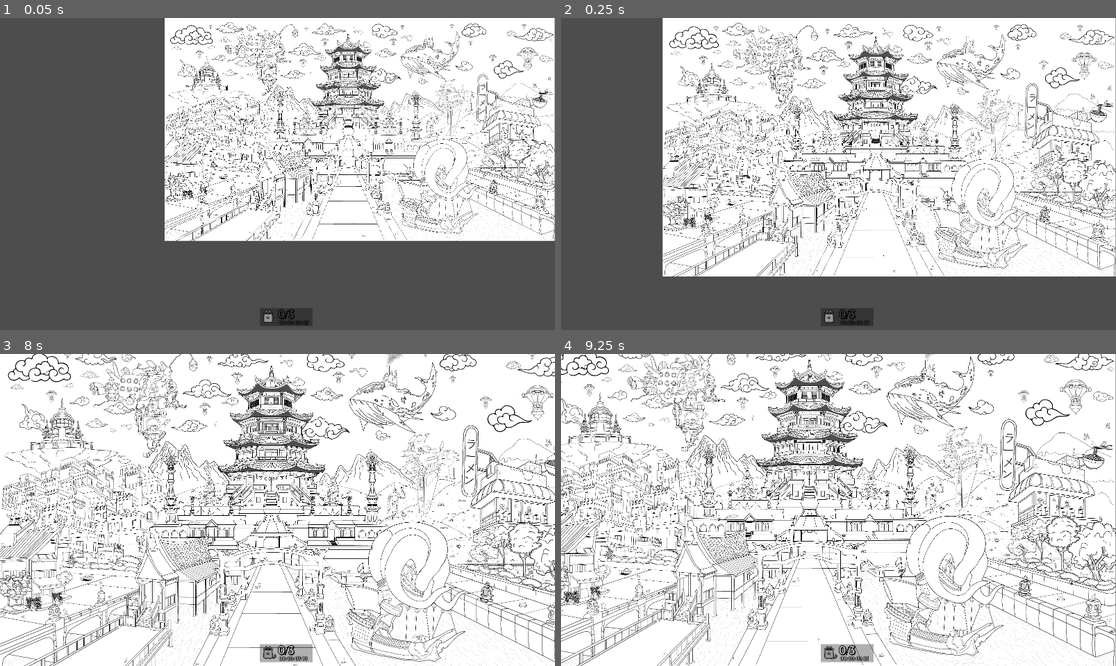
Above: before the commit, frames 1-4 (two rows, left to right).
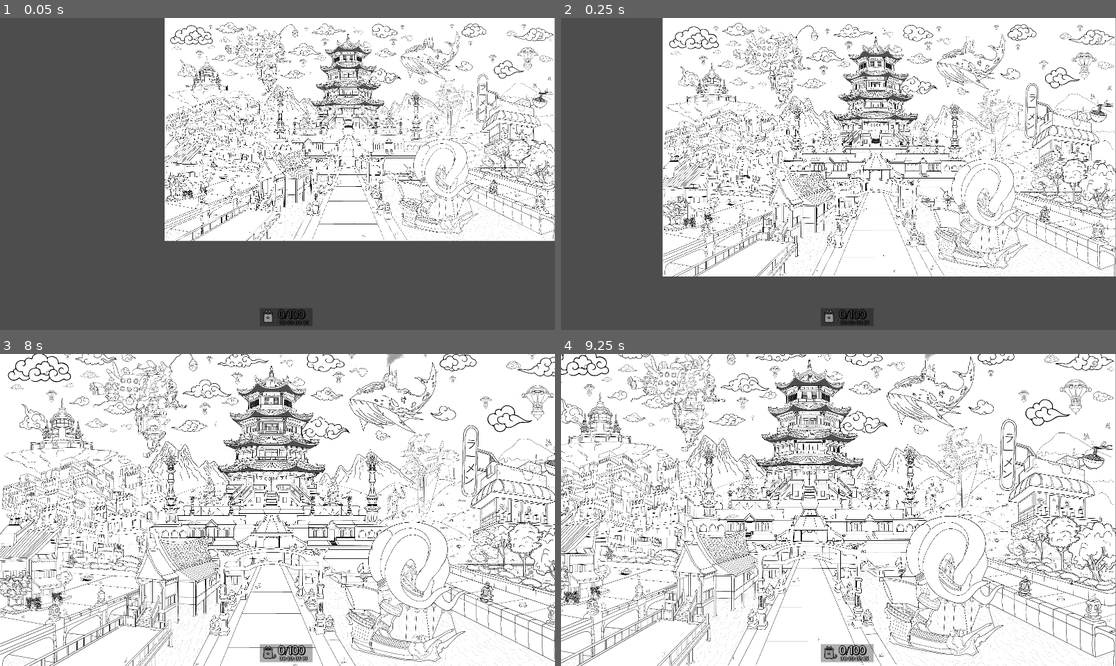
Above: after the commit, the same moments.

Repository: Wpan0n/_HiddenPaws_
Game: Godot game, scene res://scences/MainGame.tscn
Same seed, same stepped clock (60 frames per second), same inputs: the game is played once before the commit and once after it.
Inputs (mouse positions are in pixels of both pictures, inside the frame that each line leads up to):
- Up to frame 1 (0.05 s): no input
- Up to frame 2 (0.25 s): no input
- Up to frame 3 (8 s): move the mouse to (399, 494) at 0.52 s; click (399, 494) at 0.67 s; drag from (166, 525) to (249, 572) at 1.27 s; move the mouse to (333, 441) at 2.02 s; click (333, 441) at 2.17 s; drag from (249, 572) to (111, 463) at 2.77 s; move the mouse to (444, 556) at 3.52 s; click (444, 556) at 3.67 s; drag from (111, 463) to (194, 432) at 4.27 s; move the mouse to (305, 510) at 5.02 s; click (305, 510) at 5.17 s; drag from (194, 432) to (166, 525) at 5.77 s; move the mouse to (399, 494) at 6.52 s; click (399, 494) at 6.67 s; tap Enter at 7.25 s; drag from (166, 525) to (249, 572) at 7.27 s
- Up to frame 4 (9.25 s): tap Space at 8 s; move the mouse to (894, 441) at 8.02 s; click (894, 441) at 8.17 s; drag from (810, 572) to (672, 463) at 8.77 s

The runs differ from the first frame. In frame 1, less than 0.1% of the frame differs, in the area x 51-56%, y 93-97%; in frame 2, less than 0.1%; in frame 3, 0.1%, in the area x 51-73%, y 0-97%; in frame 4, less than 0.1%.

Commit message:
testin touch up

Diff:
--- a/Scripts/GameUI.gd
+++ b/Scripts/GameUI.gd
@@ -1,7 +1,7 @@
 extends Control
 
 var score = 0
-var max_score = 3
+var max_score = 100
 @onready var scoreLabel = $Score
 @onready var score_sound_player = $"../../ScoreSoundPlayer"
 @onready var colorRect = $"../../Fireworks"  # Reference to your ColorRect node
@@ -32,7 +32,7 @@
 		play_score_sound()
 
 	# Toggle ColorRect visibility when score reaches 100
-	if score == 3:
+	if score == 100:
 		colorRect.visible = true
 		# Call the function to turn off visibility after 15 seconds
 		call_deferred("turn_off_color_rect_after_delay")
--- a/scences/MainGame.tscn
+++ b/scences/MainGame.tscn
@@ -107,7 +107,7 @@
 [ext_resource type="Texture2D" uid="uid://ulcgx45wi4xy" path="res://assets/catsp3/c5b1d2d42f22550ef25b9e02dfdae327.png" id="104_w4vf7"]
 [ext_resource type="AudioStream" uid="uid://5a45u7dnkyim" path="res://assets/Sfx_Music/Fireworks Sound Effect with the crowd cheering. (Free to use).mp3" id="107_qku3q"]
 [ext_resource type="PackedScene" uid="uid://cnc4535rdo5yh" path="res://scences/Fireworks.tscn" id="107_yp3rx"]
-[ext_resource type="Texture2D" uid="uid://b38s37gc8b1ri" path="res://smoke-texture-mapping-transparency-and-translucency-information-smoke-b13812777f08abf13b5bfb430b53cf6b.png" id="108_kbdvb"]
+[ext_resource type="Texture2D" uid="uid://gd5p3cde2vmq" path="res://toppng.com-smoke-particle-texture-399x385.png" id="108_6p3bw"]
 
 [sub_resource type="Curve" id="Curve_ovdql"]
 _data = [Vector2(0, 0), 0.0, 0.0, 0, 0, Vector2(1, 1), 0.0, 0.0, 0, 0]
@@ -1249,6 +1249,7 @@
 [node name="ScoreSoundPlayer" type="AudioStreamPlayer2D" parent="."]
 stream = ExtResource("104_mwavp")
 volume_db = -14.0
+bus = &"Sfx "
 
 [node name="Fireworks" parent="." instance=ExtResource("107_yp3rx")]
 visible = false
@@ -1258,6 +1259,7 @@
 [node name="Hooray_EndGame" type="AudioStreamPlayer" parent="."]
 stream = ExtResource("107_qku3q")
 volume_db = -20.0
+bus = &"Sfx "
 
 [node name="ColorRect" type="ColorRect" parent="."]
 offset_left = 1105.0
@@ -1266,11 +1268,11 @@
 offset_bottom = -1958.0
 
 [node name="CPUParticles2D" type="CPUParticles2D" parent="."]
-position = Vector2(1377, -1947)
+position = Vector2(1382, -1953)
 amount = 2000
-lifetime = 3.0
+lifetime = 3.5
 speed_scale = 0.3
-texture = ExtResource("108_kbdvb")
+texture = ExtResource("108_6p3bw")
 emission_shape = 2
 emission_sphere_radius = 28.0
 gravity = Vector2(0, -100)
@@ -1278,4 +1280,4 @@
 scale_amount_min = 0.1
 scale_amount_max = 0.1
 scale_amount_curve = SubResource("Curve_ovdql")
-color = Color(0.866667, 0.866667, 0.866667, 0.156863)
+color = Color(0.866667, 0.866667, 0.866667, 0.14902)
